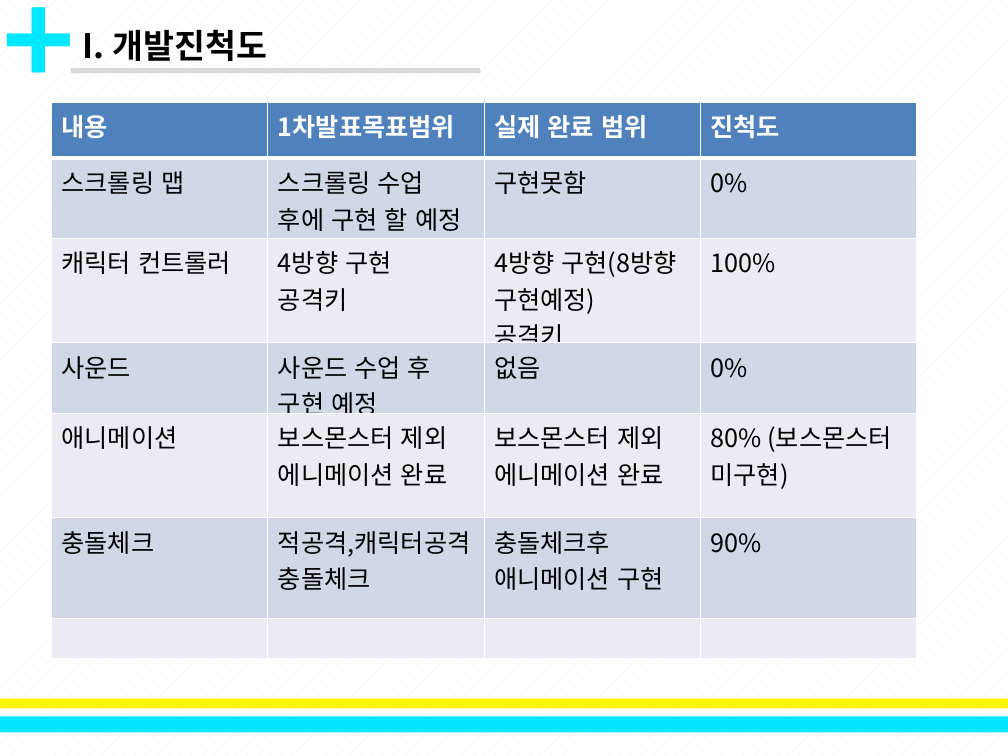
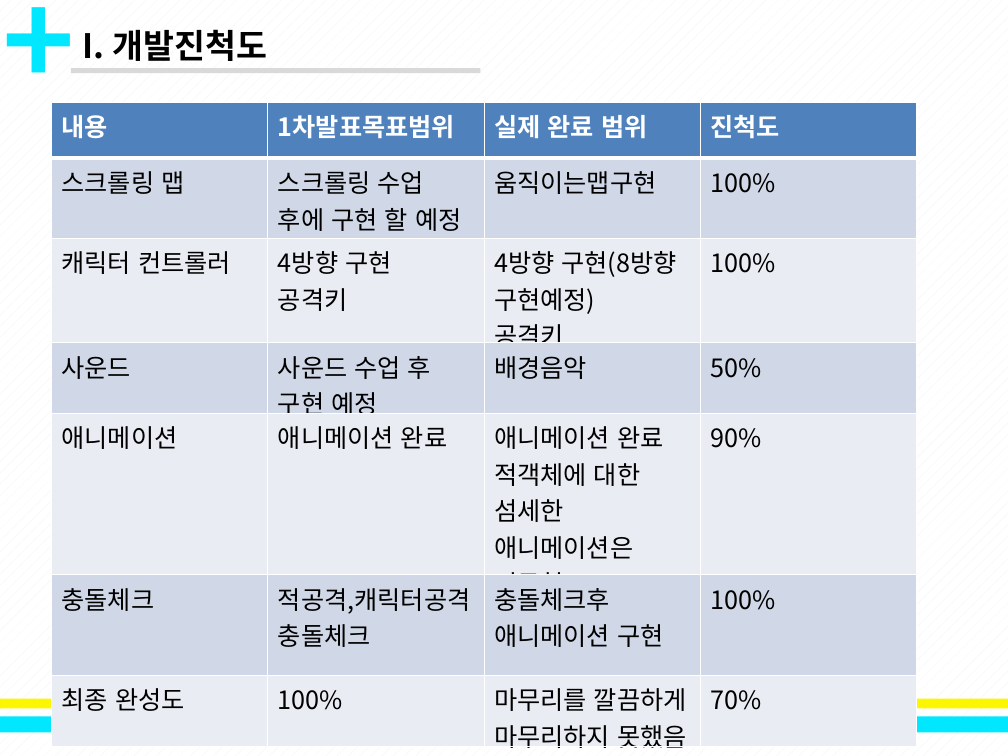
Before and after one commit to SuperHong94/2D_Game_Project-2018182041, a slide deck: slide 2 of 최종.pptx. Drawn at 1008x756 pixels with LibreOffice and Linux fonts; fonts in the diff are those of the drawing. Boxes give left, top, right and bottom in pixels: in the first picture for what was removed or moved away, otherwise in the second. Text is boxed around its words. In the diff, an @@ line names an element or a change of style, - is before the commit and + after.

Commit message:
2018182041 최종완료
https://youtu.be/NG03eIllY5w

```diff
--- a/최종.pptx
+++ b/최종.pptx
@@ table at [51,102,918,752] @@
-row 2, column 3: 구현못함
+row 2, column 3: 움직이는맵구현
-row 2, column 4: 0%
+row 2, column 4: 100%
-row 4, column 3: 없음
+row 4, column 3: 배경음악
-row 4, column 4: 0%
+row 4, column 4: 50%
-row 5: 애니메이션 | 보스몬스터 제외 에니메이션 완료 | 보스몬스터 제외 에니메이션 완료 | 80% (보스몬스터 미구현)
+row 5: 애니메이션 | 애니메이션 완료 | 애니메이션 완료 / 적객체에 대한 섬세한 애니메이션은 미구현 | 90%
-row 6, column 4: 90%
+row 6, column 4: 100%
-row 7:  |  |  | 
+row 7: 최종 완성도 | 100% | 마무리를 깔끔하게 마무리하지 못했음 | 70%
```
Also in this commit, not shown: 2 other slides changed.
